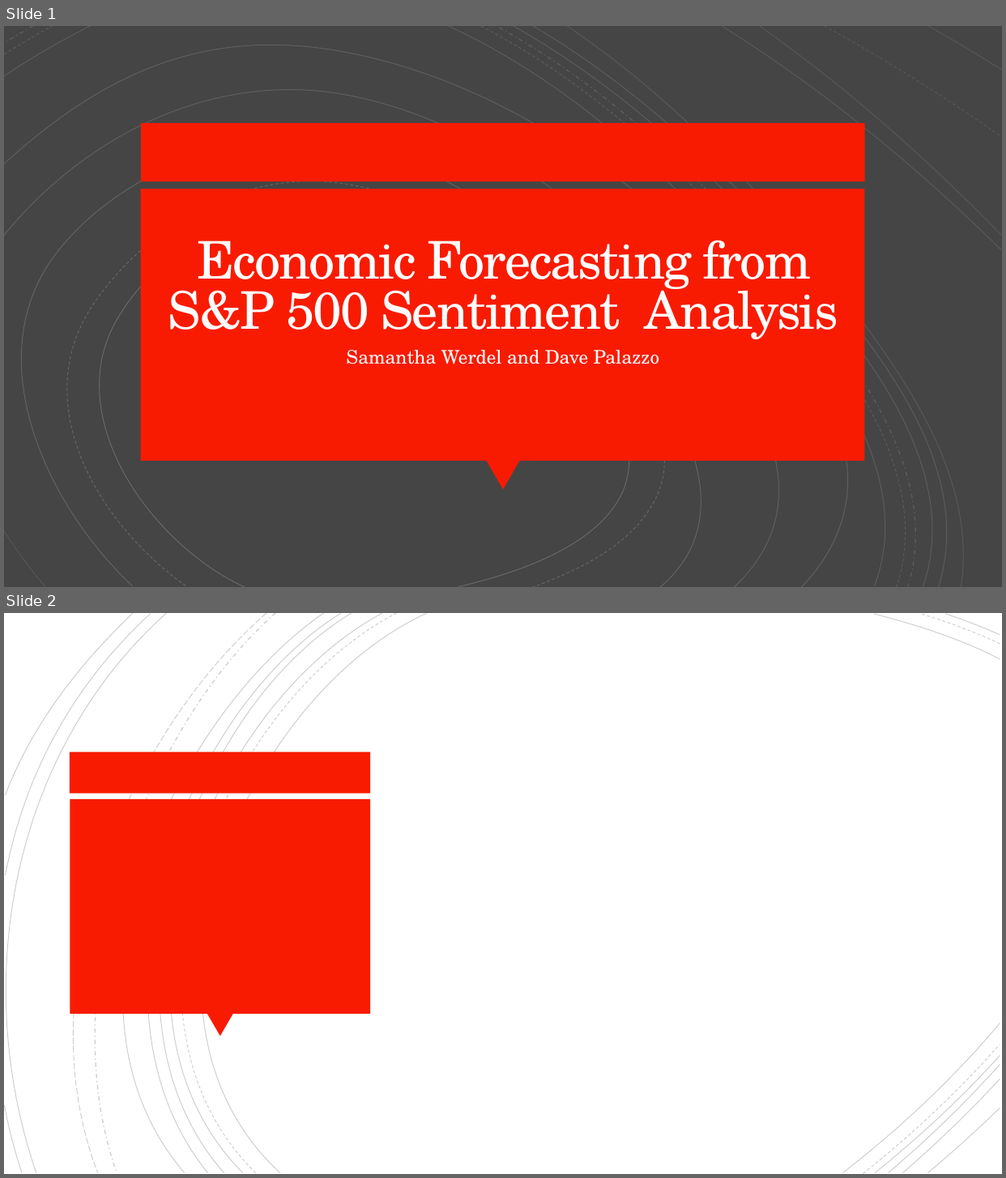
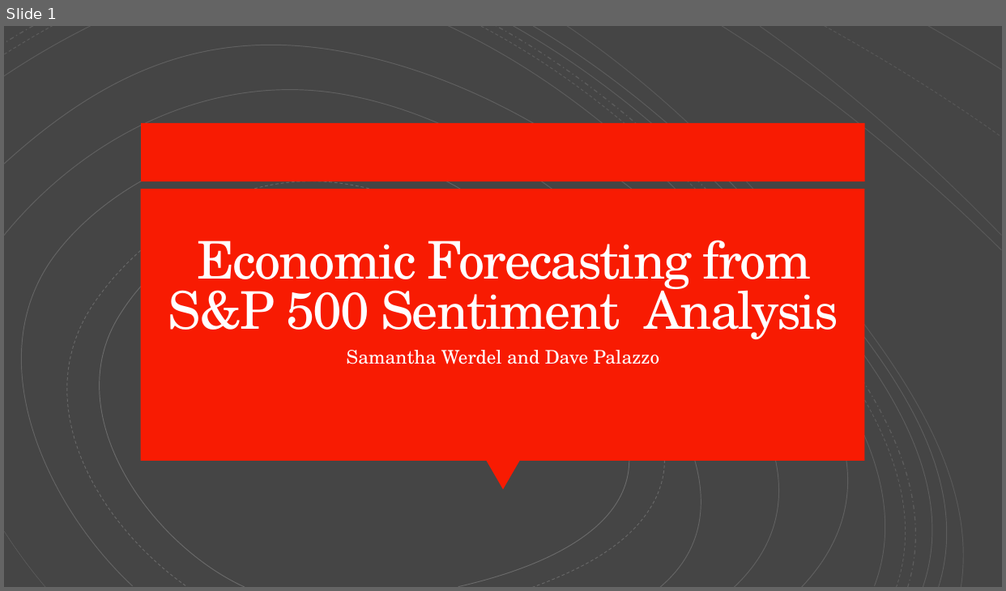
Before and after one commit to davepalazzo/Sentiment_Analysis_S-P_500, a slide deck: Economic_Forecasting.pptx. Shown one above the other, each under a label of ours: slides 1 and 2 before the commit, slide 1 after it. The pictures are 1006x1178 and 1006x591 pixels, drawn with LibreOffice and Linux fonts; fonts in the diff are those of the drawing. Boxes give left, top, right and bottom in pixels: in the first picture for what was removed or moved away, otherwise in the second. Text is boxed around its words. In the diff, an @@ line names an element or a change of style, - is before the commit and + after.

```diff
--- a/Economic_Forecasting.pptx
+++ b/Economic_Forecasting.pptx
@@ slide 2 removed at <box>4,613,1002,1174</box>, background #FFFFFF @@
@@ group removed at <box>4,613,1000,1174</box>: 21 freeform shapes @@
@@ rectangle removed at <box>70,752,371,794</box> @@
@@ rectangle removed at <box>70,799,370,1014</box> @@
@@ triangle removed at <box>206,1014,233,1037</box> @@
```
Also in this commit, not shown: 3 slides added, 1 other file.
